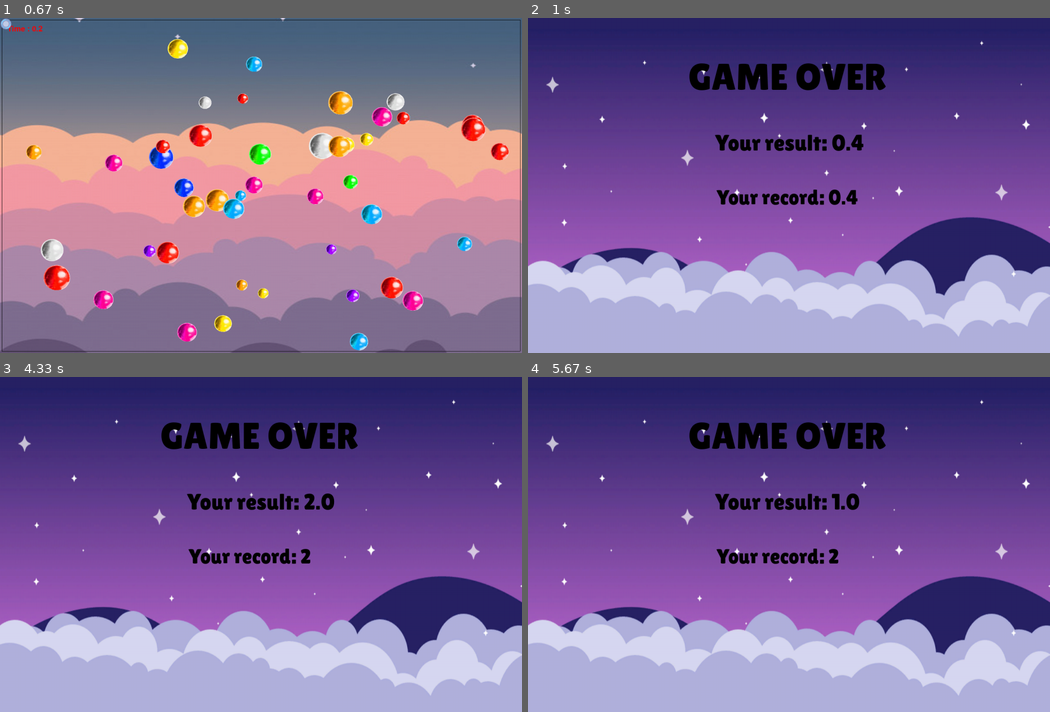
Above: before the commit, frames 1-4 (two rows, left to right).
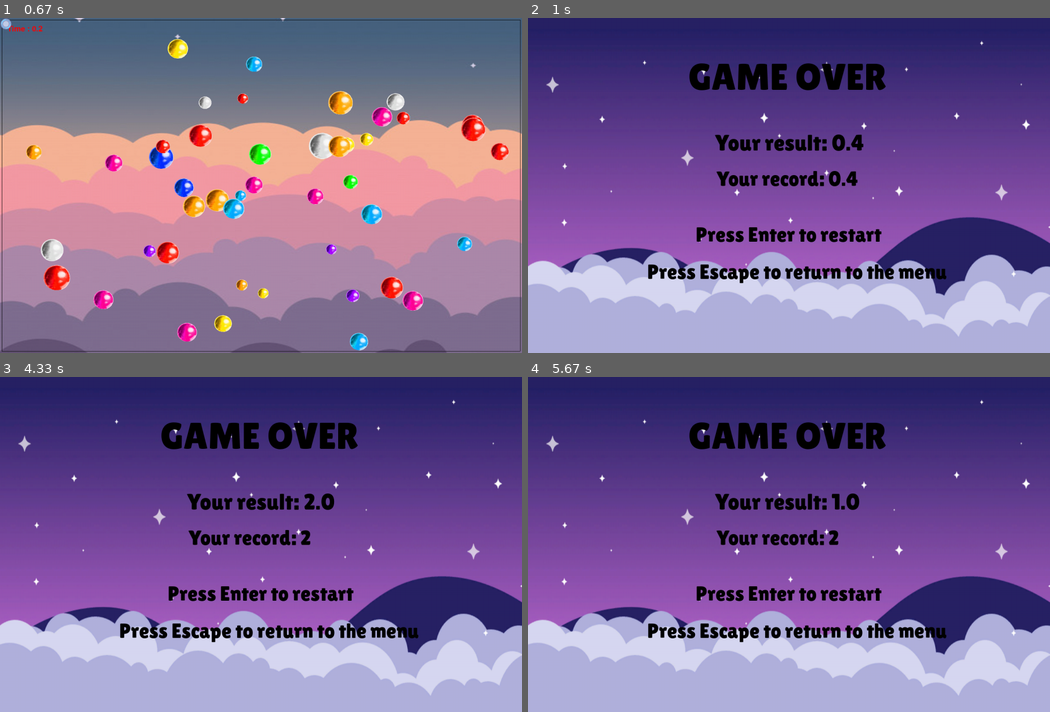
Above: after the commit, the same moments.

Repository: RenatPshukov/RAK_pygame_project2
Game: pygame game, started from main.py
Same seed, same stepped clock (60 frames per second), same inputs: the game is played once before the commit and once after it.
Inputs (mouse positions are in pixels of both pictures, inside the frame that each line leads up to):
- Up to frame 1 (0.67 s): click "KICK IN THE BALLS" at 0.38 s
- Up to frame 2 (1 s): move the mouse to (794, 208) at 0.7 s
- Up to frame 3 (4.33 s): tap Enter at 2 s; click (187, 474) at 2.38 s; click (396, 514) at 2.72 s; click (448, 517) at 3.05 s; click (443, 611) at 3.38 s; click (281, 531) at 3.72 s; click (146, 484) at 4.05 s
- Up to frame 4 (5.67 s): tap Enter at 4.33 s; click (705, 433) at 4.72 s; click (971, 541) at 5.05 s; click (689, 464) at 5.38 s

Frame 1 is identical in both runs. In frame 2, 3.5% of the frame differs, in the area x 23-81%, y 45-80%; in frame 3, 3.3%; in frame 4, 3.3%.

Commit message:
Усовершенствовал финальное окно. Под данным действием подразумеваю добавление важнейших элементов интерфейса виджета концовки - кнопок продолжения игры (игры заново) и выхода в меню.

Diff:
--- a/main.py
+++ b/main.py
@@ -358,7 +358,9 @@
         # отрисовываем надпись конца игры и результат с рекордом
         print_text('GAME OVER', 430, 100, (0, 0, 0), 100)
         print_text(f'Your result: {time_str}', 500, 300, (0, 0, 0), 60)
-        print_text(f'Your record: {record[0]}', 505, 450, (0, 0, 0), 55)
+        print_text(f'Your record: {record[0]}', 505, 400, (0, 0, 0), 55)
+        print_text('Press Enter to restart', 450, 550, (0, 0, 0), 55)
+        print_text('Press Escape to return to the menu', 320, 650, (0, 0, 0), 55)
         # обновляем экран
         pygame.display.update()
         # вызываем функцию показа системного курсора после завершения игры
Binary file changed: Insanity balls.db
